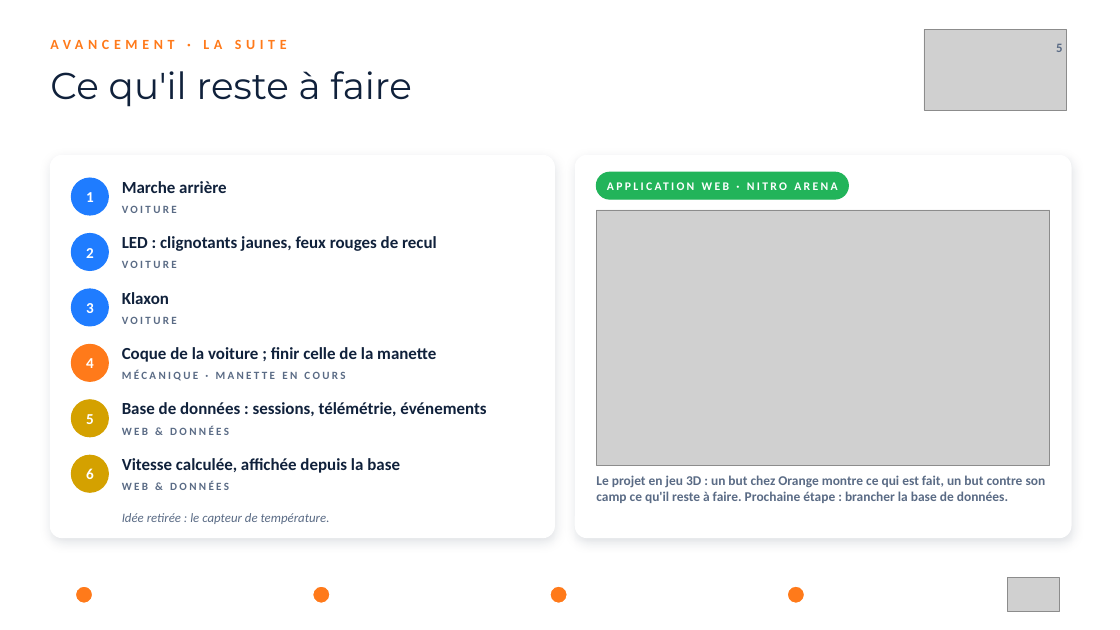
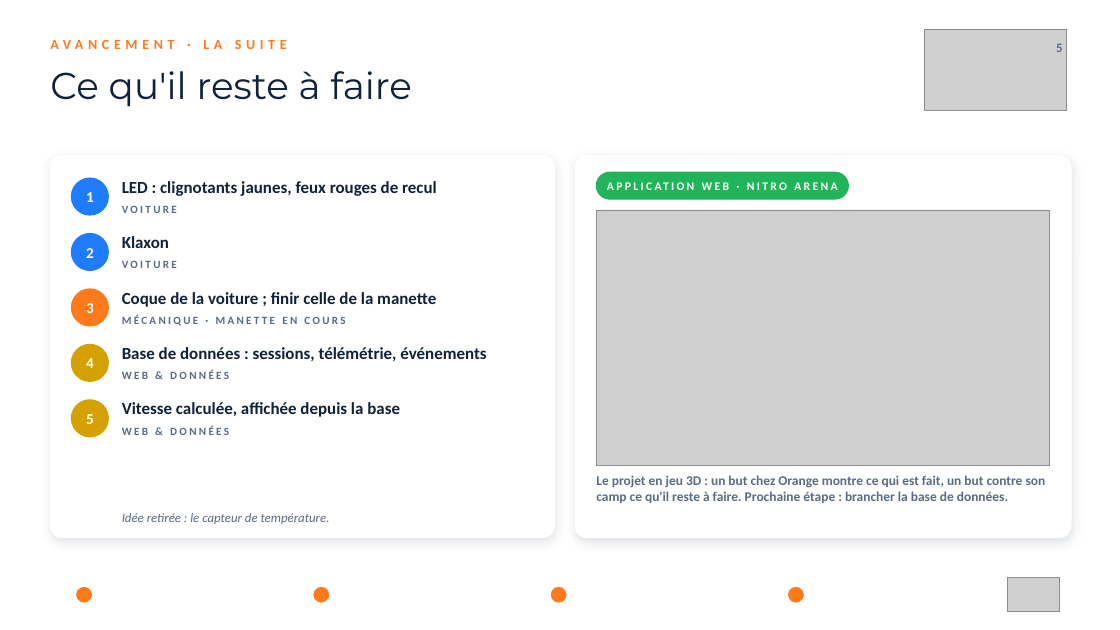
Before and after one commit to medouaishamdi/medouaishamdi.github.io, a slide deck: slide 5 of nitro/presentation/NITRO-presentation.pptx. Drawn at 1120x630 pixels with LibreOffice and Linux fonts; fonts in the diff are those of the drawing; grey boxes stand for pictures; background and template pictures are left out. Boxes give left, top, right and bottom in pixels: in the first picture for what was removed or moved away, otherwise in the second. Text is boxed around its words. In the diff, an @@ line names an element or a change of style, - is before the commit and + after.

```diff
--- a/nitro/presentation/NITRO-presentation.pptx
+++ b/nitro/presentation/NITRO-presentation.pptx
@@ text removed at [122, 181, 226, 193] @@
-Marche arrière
@@ 6 texts, 1 ellipse: place and size @@
-6 texts, 1 ellipse at [71, 236, 486, 473]
+6 texts, 1 ellipse at [71, 181, 486, 417]
@@ ellipse removed at [71, 289, 108, 326] @@
@@ text removed at [122, 317, 177, 324] @@
-VOITURE
@@ ellipse: place and size @@
-ellipse at [71, 455, 108, 492]
+ellipse at [71, 344, 108, 381]
@@ text "WEB & DONNÉES": place and size @@
-text "WEB & DONNÉES" at [122, 481, 229, 490]
+text "WEB & DONNÉES" at [122, 370, 229, 379]
@@ text removed at [86, 468, 94, 479] @@
-6
```
Also in this commit, not shown: 1 other slide changed, 4 other files.
